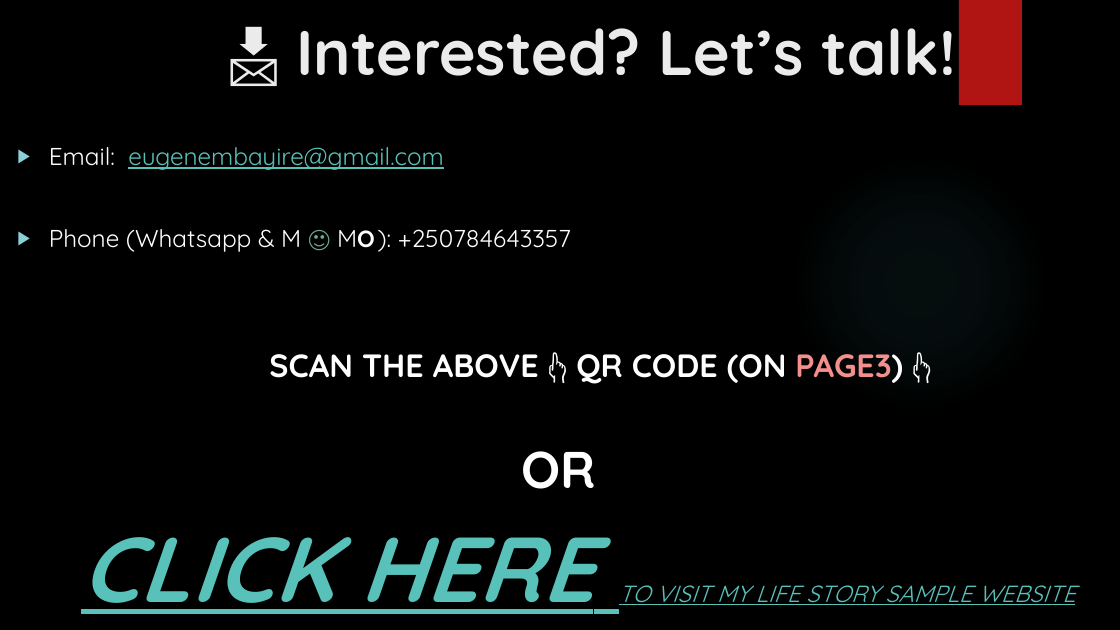
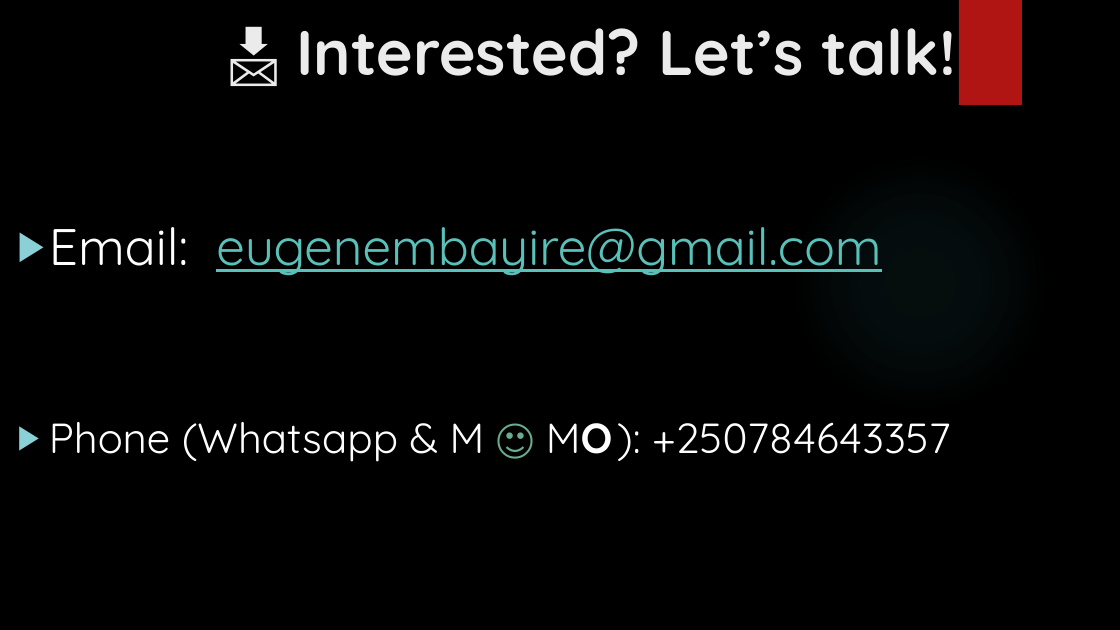
Before and after one commit to Eugene-Mbayire/Eugene_Mbayire_story, a slide deck: slide 6 of documentation/🌍Eugene_life_story_website_sample.pptx. Drawn at 1120x630 pixels with LibreOffice and Linux fonts; fonts in the diff are those of the drawing; background and template pictures are left out. Boxes give left, top, right and bottom in pixels: in the first picture for what was removed or moved away, otherwise in the second. Text is boxed around its words. In the diff, an @@ line names an element or a change of style, - is before the commit and + after.

```diff
--- a/documentation/🌍Eugene_life_story_website_sample.pptx
+++ b/documentation/🌍Eugene_life_story_website_sample.pptx
@@ text "Email: eugenembayire@gmail.com" at (x1=49, y1=227, x2=951, y2=462): size 20.9 to 44 pt in "Email: eugenembayire@gmail.com"; size 20.9 to 36 pt in "Phone (Whatsapp & M 🙂 MO ): ..."; size 19.9 to 36 pt in "MO" @@
@@ text at (x1=81, y1=354, x2=1076, y2=614): paragraphs removed @@
-SCAN THE ABOVE 👆 QR CODE (ON PAGE3) 👆
-OR
-  CLICK HERE TO VISIT MY LIFE STORY SAMPLE WEBSITE
```
Also in this commit, not shown: 1 slide added.
